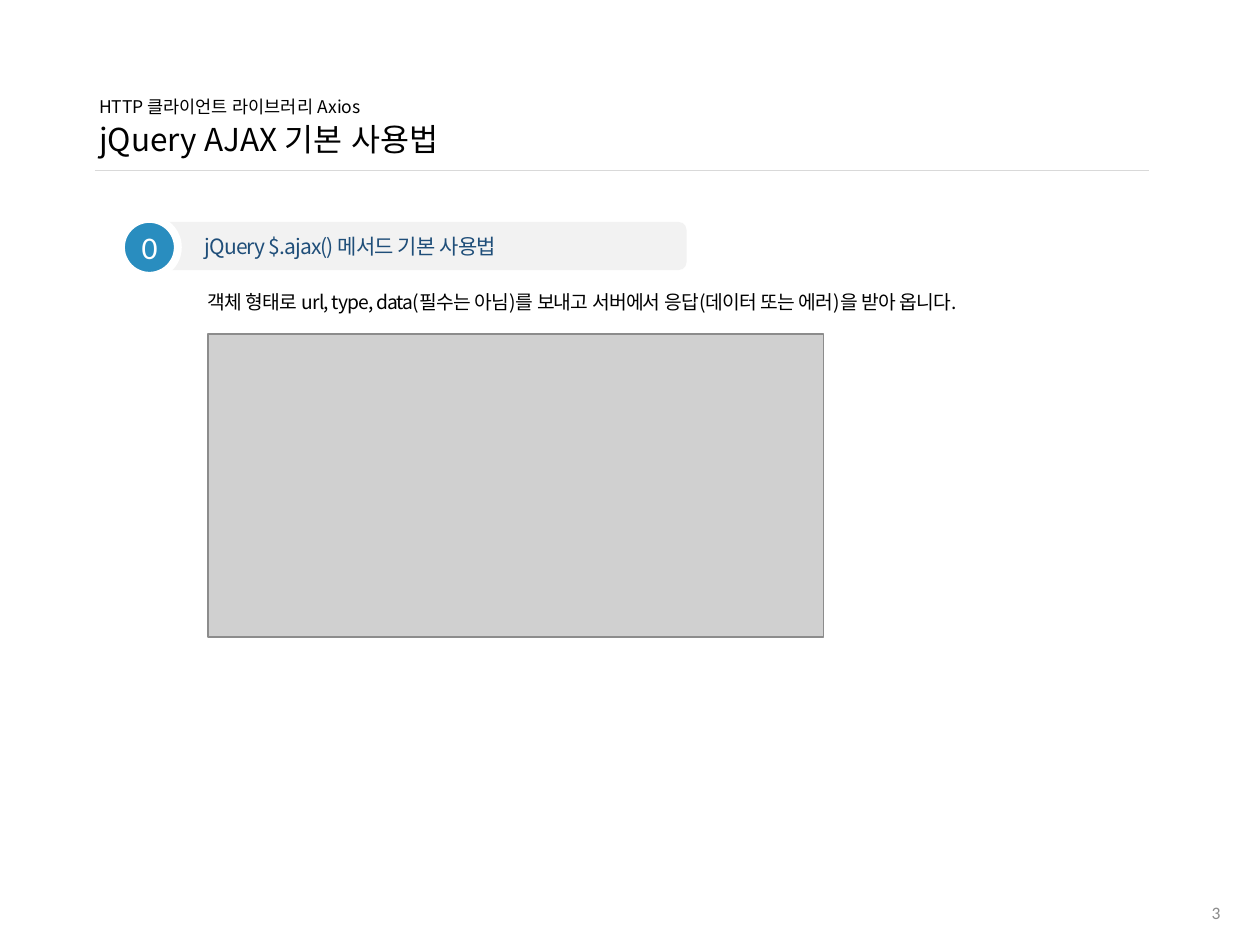
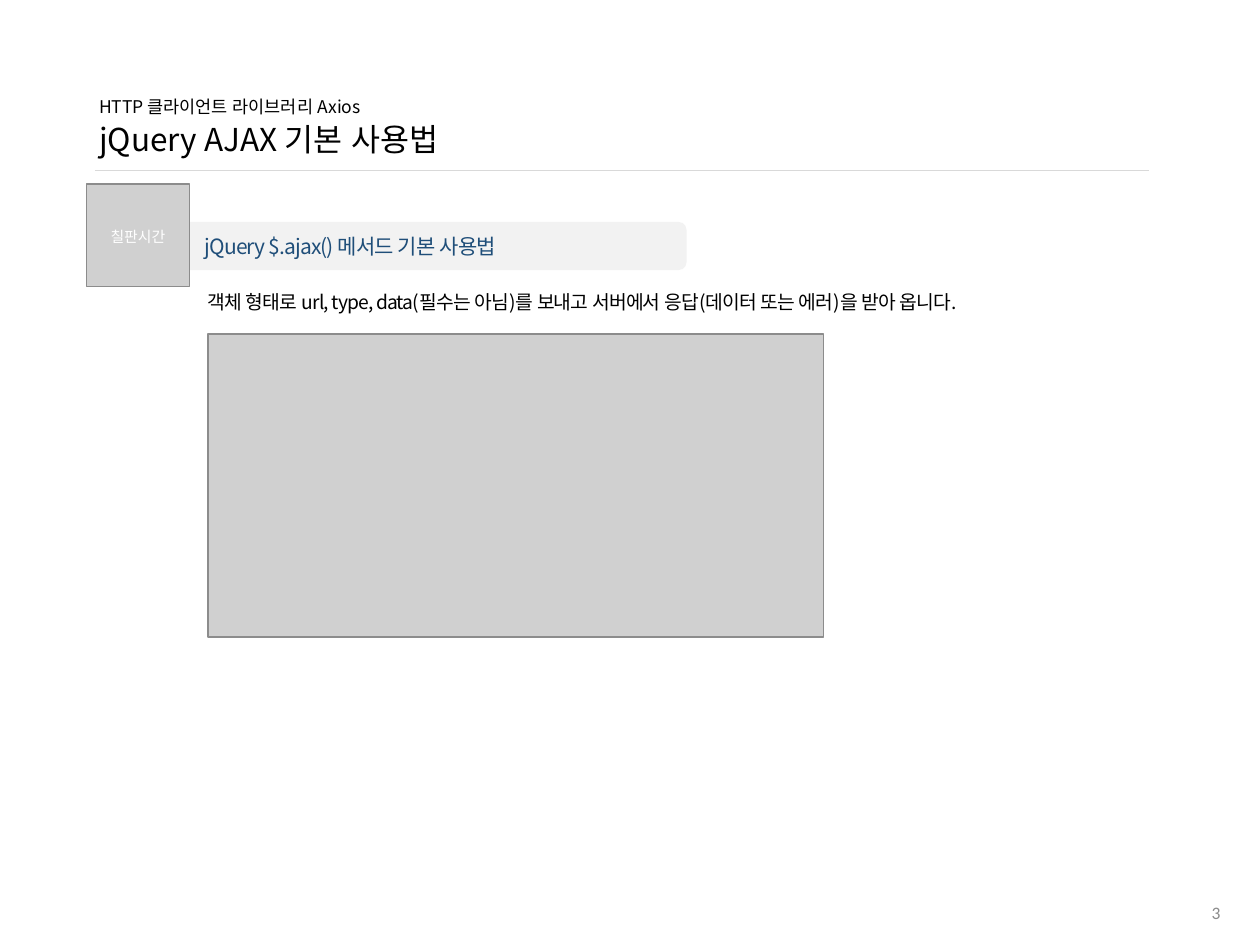
Before and after one commit to ddowon/vueStudy, a slide deck: slide 4 of 01.참고자료/191104_HTTP 클라이언트 라이브러리 Axios.pptx. Drawn at 1260x945 pixels with LibreOffice and Linux fonts; fonts in the diff are those of the drawing; grey boxes stand for pictures; background and template pictures are left out. Boxes give left, top, right and bottom in pixels: in the first picture for what was removed or moved away, otherwise in the second. Text is boxed around its words. In the diff, an @@ line names an element or a change of style, - is before the commit and + after.

Commit message:
11월 4일 11차 Axios 스터디 자료 업데이트

```diff
--- a/01.참고자료/191104_HTTP 클라이언트 라이브러리 Axios.pptx
+++ b/01.참고자료/191104_HTTP 클라이언트 라이브러리 Axios.pptx
@@ picture added at <box>87,184,190,287</box> @@
@@ text added at <box>111,230,166,243</box>, 8.5 pt, text #FFFFFF @@
+칠판시간
@@ ellipse removed at <box>121,219,178,276</box> @@
-0
```
Also in this commit, not shown: 8 other slides changed, 5 slides added.
